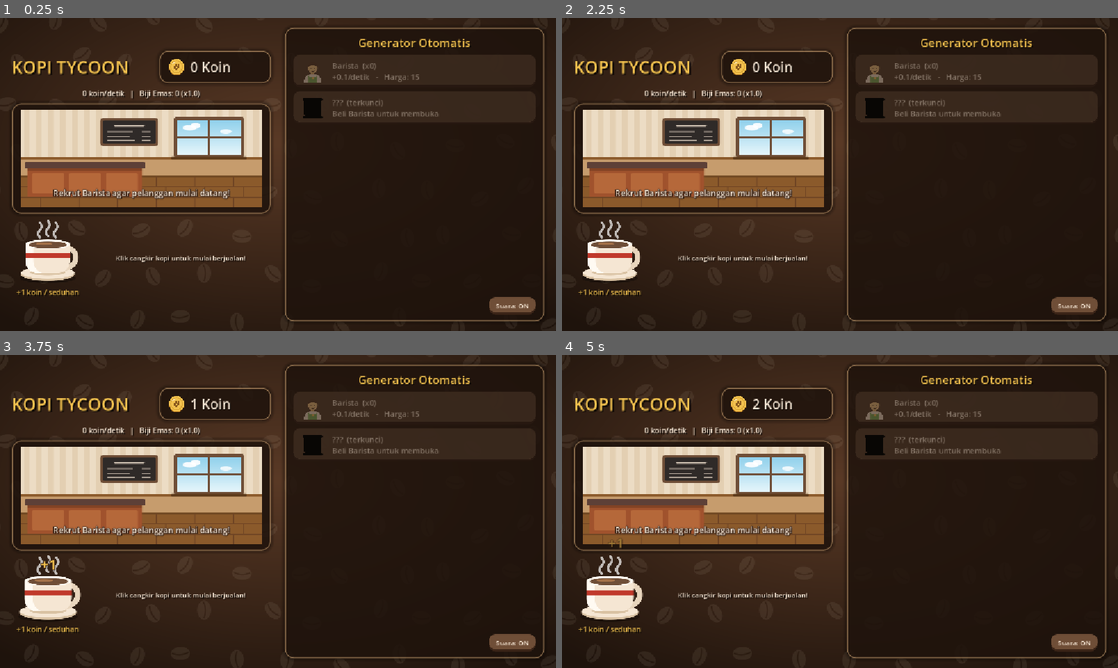
Above: before the commit, frames 1-4 (two rows, left to right).
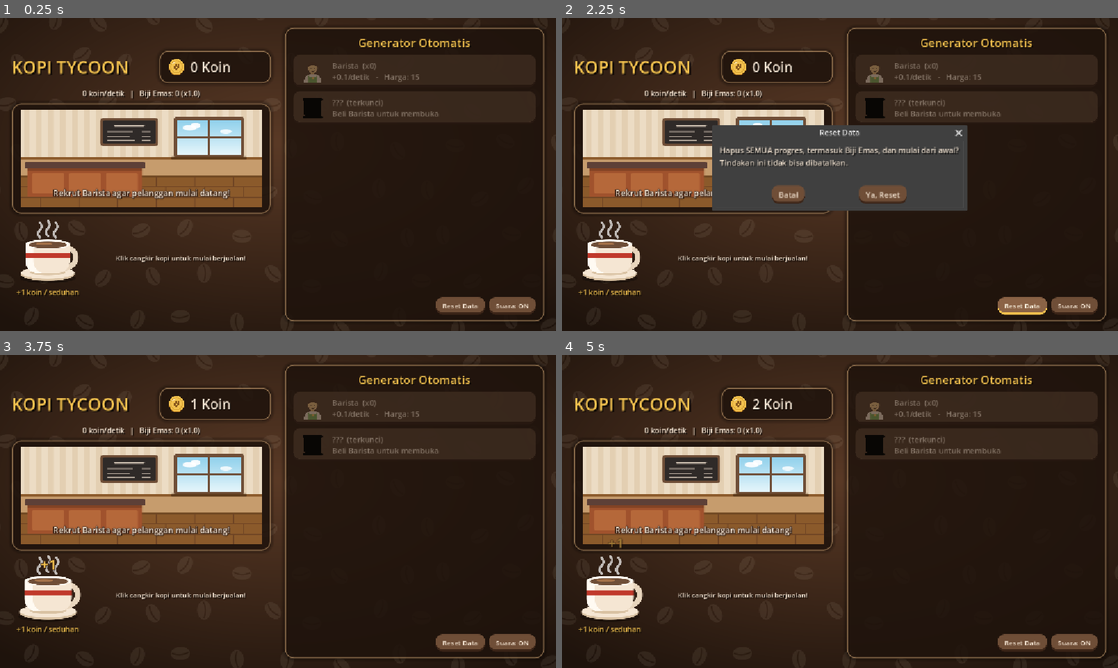
Above: after the commit, the same moments.

Repository: Dans-Vsa/kopi-tycoon
Game: Godot game, scene res://scenes/main.tscn
The game is run twice, just before and just after one commit, with the same random seed, the same clock (stepped at 60 frames per second) and the same inputs. Sound files missing from this copy of the repository are replaced by a short silence.
Inputs (mouse positions are in pixels of both pictures, inside the frame that each line leads up to):
- Up to frame 1 (0.25 s): no input
- Up to frame 2 (2.25 s): click "Suara: ON" at 0.5 s; click "Suara: OFF" at 1.25 s; click (1023, 305) at 2 s, where only the run after the commit has a clickable "Reset Data"
- Up to frame 3 (3.75 s): click (227, 533) at 2.75 s, where only the run after the commit has a clickable "Batal"; click (50, 589) at 3.5 s
- Up to frame 4 (5 s): click (612, 589) at 4.25 s

The runs differ from the first frame. In frame 1, 0.5% of the frame differs, in the area x 78-88%, y 89-95%; in frame 2, 13%, in the area x 27-88%, y 34-95%; in frame 3, 0.5%; in frame 4, 0.5%.

Commit message:
Tambah tombol Reset Data dengan dialog konfirmasi
Reset menghapus seluruh progres termasuk Biji Emas, mengosongkan
pelanggan di kafe, dan langsung menyimpan data kosong.

Diff:
--- a/scenes/main.tscn
+++ b/scenes/main.tscn
@@ -110,6 +110,7 @@
 size_flags_horizontal = 4
 
 [node name="CafeView" parent="Margin/Columns/Left/CafeFrame" instance=ExtResource("19_cafe")]
+unique_name_in_owner = true
 layout_mode = 2
 
 [node name="BottomRow" type="HBoxContainer" parent="Margin/Columns/Left"]
@@ -239,11 +240,21 @@
 icon = ExtResource("13_plantation")
 alignment = 0
 
-[node name="SoundToggle" type="Button" parent="Margin/Columns/GeneratorPanel/Right"]
-unique_name_in_owner = true
-layout_mode = 2
-size_flags_horizontal = 8
+[node name="BottomBar" type="HBoxContainer" parent="Margin/Columns/GeneratorPanel/Right"]
+layout_mode = 2
 size_flags_vertical = 10
+theme_override_constants/separation = 8
+alignment = 2
+
+[node name="ResetButton" type="Button" parent="Margin/Columns/GeneratorPanel/Right/BottomBar"]
+unique_name_in_owner = true
+layout_mode = 2
+theme_override_font_sizes/font_size = 14
+text = "Reset Data"
+
+[node name="SoundToggle" type="Button" parent="Margin/Columns/GeneratorPanel/Right/BottomBar"]
+unique_name_in_owner = true
+layout_mode = 2
 theme_override_font_sizes/font_size = 14
 toggle_mode = true
 text = "Suara: ON"
@@ -289,6 +300,16 @@
 dialog_text = "Reset koin, upgrade, dan generator untuk mendapat Biji Emas?
 Setiap Biji Emas memberi bonus +10% ke semua penghasilan."
 
+[node name="ResetDialog" type="ConfirmationDialog" parent="."]
+unique_name_in_owner = true
+title = "Reset Data"
+initial_position = 2
+size = Vector2i(460, 140)
+ok_button_text = "Ya, Reset"
+cancel_button_text = "Batal"
+dialog_text = "Hapus SEMUA progres, termasuk Biji Emas, dan mulai dari awal?
+Tindakan ini tidak bisa dibatalkan."
+
 [node name="Audio" type="Node" parent="."]
 
 [node name="SfxClick" type="AudioStreamPlayer" parent="Audio"]
--- a/scripts/cafe_view.gd
+++ b/scripts/cafe_view.gd
@@ -47,6 +47,13 @@
 		if customers.get_child_count() < MAX_CUSTOMERS:
 			# Uang yang "dibayar" pelanggan = penghasilan selama jeda kedatangan.
 			_spawn_customer(income * interval)
+
+
+## Menghapus semua pelanggan yang sedang berada di kafe (dipakai saat reset data).
+func clear_customers() -> void:
+	for customer in customers.get_children():
+		customer.queue_free()
+	_spawn_timer = 0.0
 
 
 ## Makin banyak generator, makin sering pelanggan datang.
--- a/scripts/game_state.gd
+++ b/scripts/game_state.gd
@@ -171,6 +171,7 @@
 	total_earned = 0.0
 	click_level = 0
 	golden_beans = 0
+	offline_earnings = 0.0
 	owned.fill(0)
 	save_game()
 
--- a/scripts/main.gd
+++ b/scripts/main.gd
@@ -21,6 +21,9 @@
 @onready var banner_label: Label = %BannerLabel
 @onready var prestige_dialog: ConfirmationDialog = %PrestigeDialog
 @onready var sound_toggle: Button = %SoundToggle
+@onready var reset_button: Button = %ResetButton
+@onready var reset_dialog: ConfirmationDialog = %ResetDialog
+@onready var cafe_view: Control = %CafeView
 @onready var sfx_click: AudioStreamPlayer = %SfxClick
 @onready var sfx_buy: AudioStreamPlayer = %SfxBuy
 @onready var sfx_upgrade: AudioStreamPlayer = %SfxUpgrade
@@ -42,6 +45,8 @@
 	click_upgrade_button.pressed.connect(_on_click_upgrade)
 	prestige_button.pressed.connect(_on_prestige_pressed)
 	prestige_dialog.confirmed.connect(_on_prestige_confirmed)
+	reset_button.pressed.connect(reset_dialog.popup_centered)
+	reset_dialog.confirmed.connect(_on_reset_confirmed)
 
 	# Urutan tombol di GeneratorList harus sama dengan GameState.GENERATORS.
 	for i in generator_list.get_child_count():
@@ -211,6 +216,13 @@
 	sound_toggle.text = "Suara: OFF" if muted else "Suara: ON"
 
 
+func _on_reset_confirmed() -> void:
+	GameState.reset_game()
+	cafe_view.clear_customers()
+	_banner_queue.clear()
+	info_label.text = "Data berhasil direset. Klik cangkir kopi untuk mulai lagi!"
+
+
 func _on_prestige_pressed() -> void:
 	prestige_dialog.popup_centered()
 
Not shown, changed: README.md
